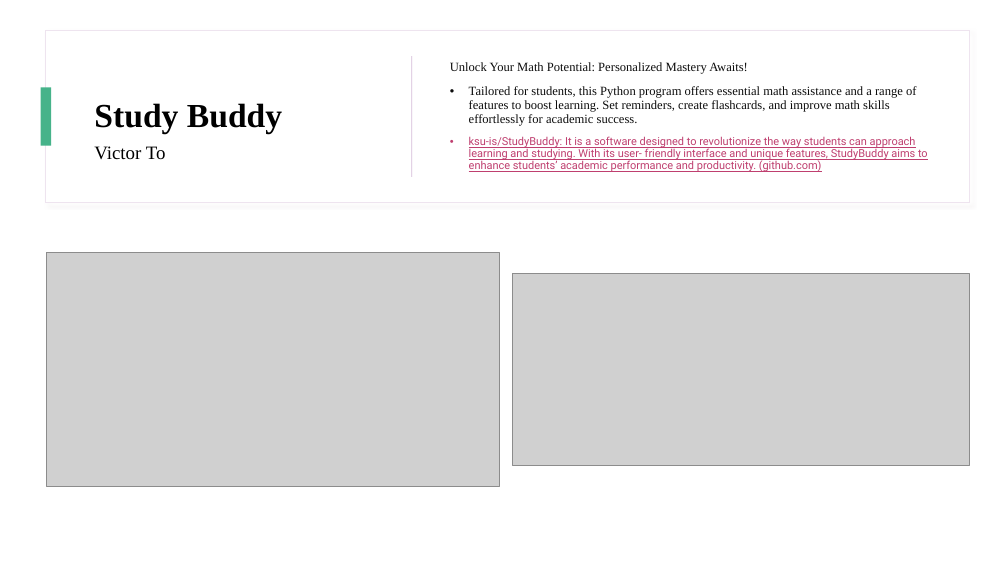
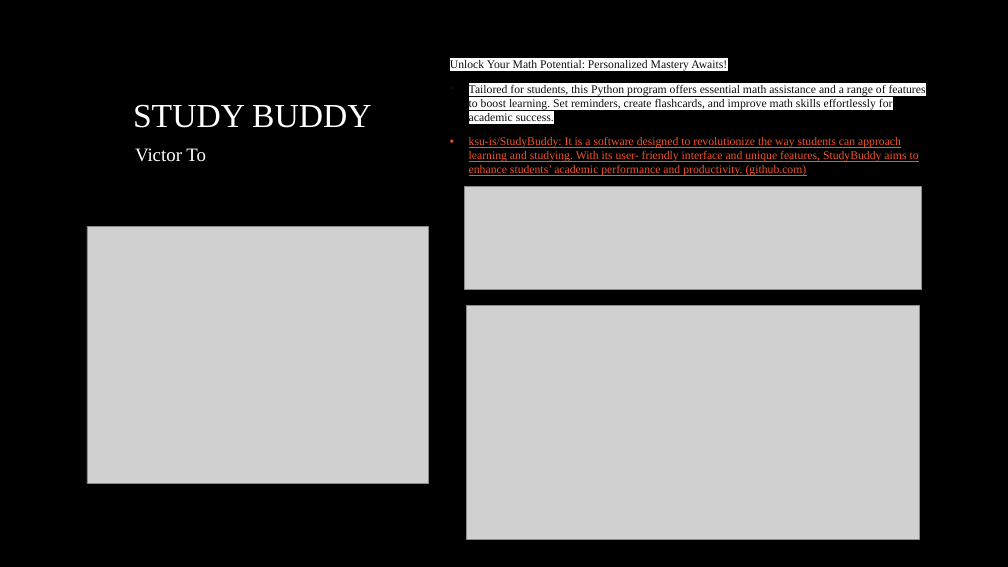
Before and after one commit to ksu-is/StudyBuddy, a slide deck: slide 1 of Study Buddy slide.pptx. Drawn at 1008x567 pixels with LibreOffice and Linux fonts; fonts in the diff are those of the drawing; grey boxes stand for pictures; background and template pictures are left out. Boxes give left, top, right and bottom in pixels: in the first picture for what was removed or moved away, otherwise in the second. Text is boxed around its words. In the diff, an @@ line names an element or a change of style, - is before the commit and + after.

```diff
--- a/Study Buddy slide.pptx
+++ b/Study Buddy slide.pptx
@@ background #FFFFFF to #000000 @@
@@ rectangle removed at [0, 0, 1008, 567] @@
@@ rectangle removed at [46, 0, 969, 167] @@
@@ rectangle removed at [47, 0, 969, 166] @@
@@ rectangle removed at [46, 30, 969, 203] @@
@@ rectangle removed at [412, 56, 413, 177] @@
@@ text "Unlock Your Math Potential: Personalized ..." at [450, 60, 926, 176]: size 12 to 11.1 pt in "Unlock Your Math Potential: Personalized Mastery Awaits!", "Tailored for students, this Python program offers ..."; size 10.5 to 11.1 pt, font Roboto to Times New Roman, text colour #BF3F6F to #F0532B in "ksu-is/StudyBuddy: It is a software designed to ..."; line spacing 0.9 to 1 @@
@@ rectangle removed at [41, 88, 51, 146] @@
@@ title at [133, 104, 371, 128]: text changed; text colour #000000 to #FFFFFF; bold off @@
-Study Buddy
+STUDY BUDDY
@@ text "Victor To": place and size @@
-text "Victor To" at [94, 146, 166, 160]
+text "Victor To" at [135, 148, 206, 162]
@@ text "Victor To" at [135, 148, 206, 162]: text colour #000000 to #FFFFFF @@
@@ picture: place and size @@
-picture at [513, 274, 969, 466]
+picture at [464, 186, 921, 290]
@@ picture added at [87, 227, 429, 483] @@
@@ picture: place and size @@
-picture at [46, 253, 499, 486]
+picture at [467, 306, 920, 539]
```
